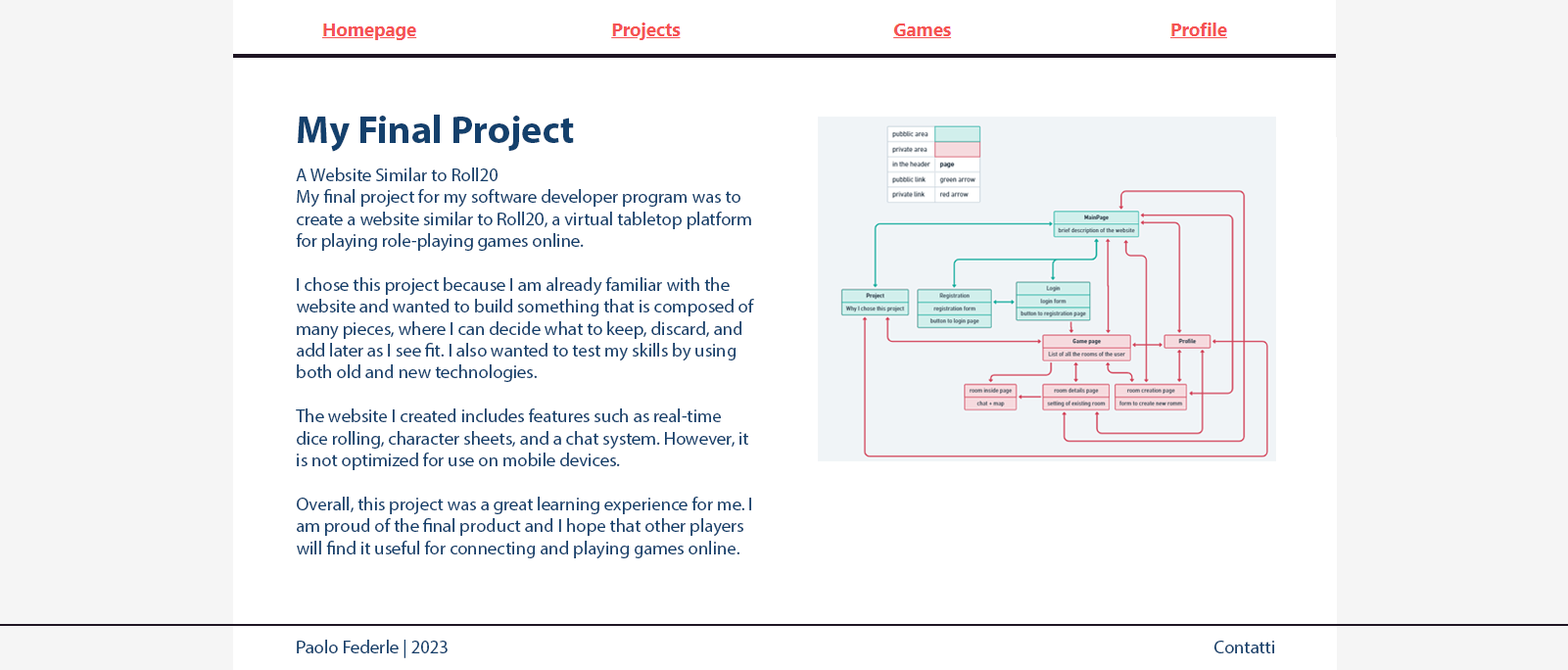
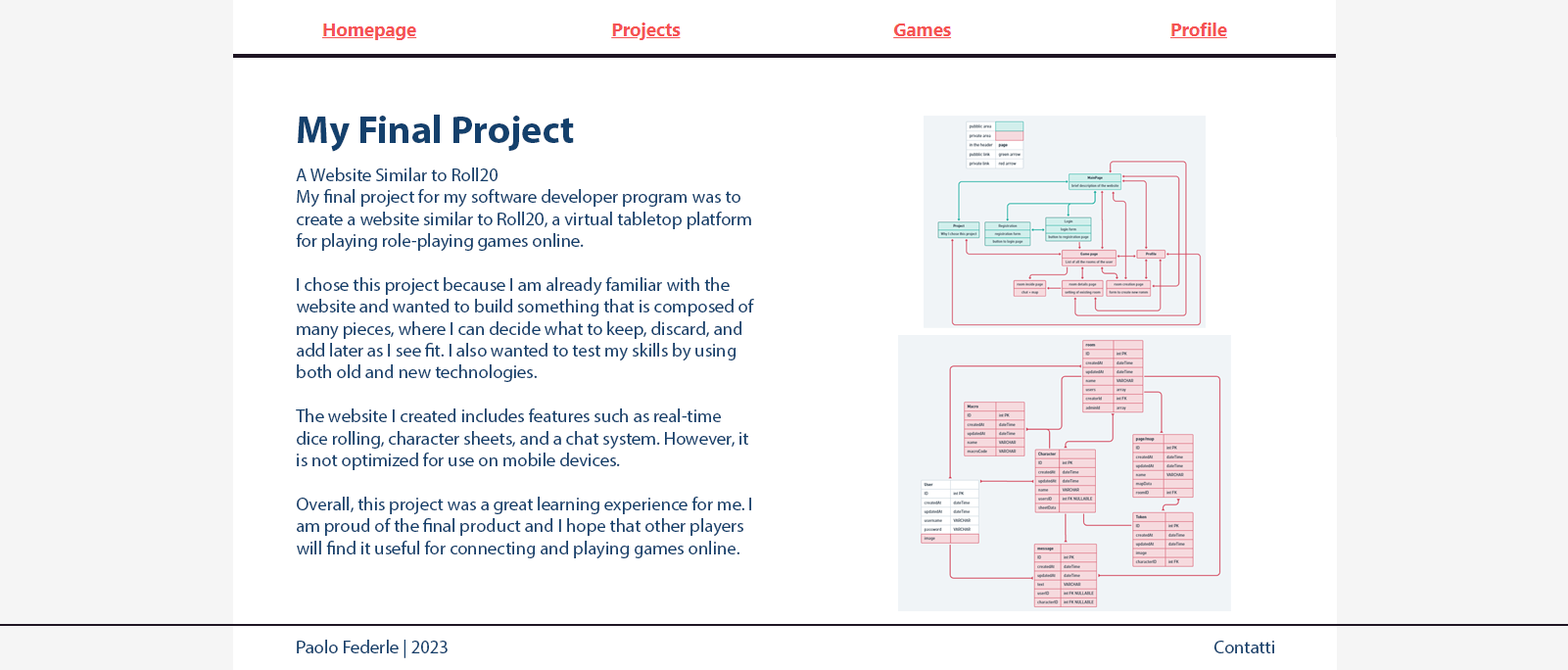
Revision of a layered 1568 x 670 image; what changed, layer by layer:
painted on "Livello 2" over bbox(817, 115, 1277, 462)
added layer "Livello 3" above "testo" over bbox(898, 334, 1232, 612)
